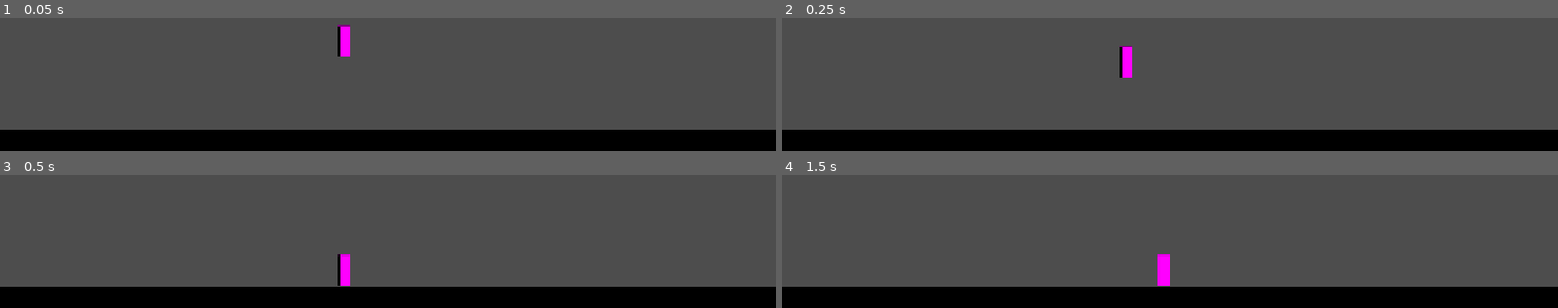
Above: before the commit, frames 1-4 (two rows, left to right).
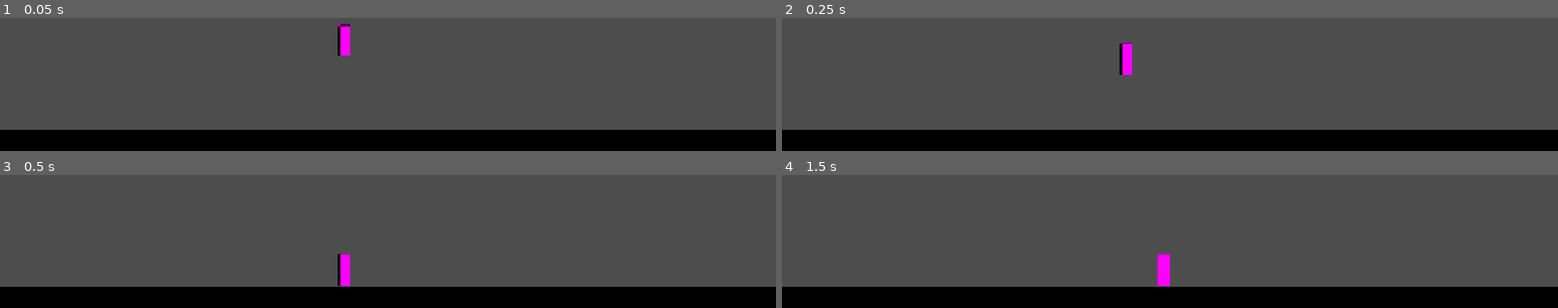
Above: after the commit, the same moments.

Repository: Sam-xiexielaoshi/fatroll
Game: Godot game, scene res://playground.tscn
Same seed, same stepped clock (60 frames per second), same inputs: the game is played once before the commit and once after it.
Inputs:
- Up to frame 1 (0.05 s): no input
- Up to frame 2 (0.25 s): no input
- Up to frame 3 (0.5 s): no input
- Up to frame 4 (1.5 s): hold D (Right) 0.53-1.28 s; hold A (Left) from 1.28 s (still down)

The runs differ from the first frame. In frame 1, less than 0.1% of the frame differs, in the area x 43-46%, y 4-29%; in frame 2, less than 0.1%, in the area x 43-46%, y 18-45%; in frame 3, nothing differs; in frame 4, nothing differs.

Commit message:
Add base PlayerState and use engine gravity
Replaced hardcoded vertical acceleration in `player.gd` with `get_gravity().y` so movement follows project physics settings. Added a new `PlayerState` base class (`00_player_state.gd`) with shared state fields (`player`, `next_state`) and an editor icon setup, plus the associated UID and SVG import assets for state scripting workflow.

Diff:
--- a/player/scripts/player.gd
+++ b/player/scripts/player.gd
@@ -10,6 +10,7 @@
 		velocity.x = -100
 	elif Input.is_action_pressed("Right"):
 		velocity.x = 100
-	velocity.y+= 980 * delta
+	velocity.y+= get_gravity().y * delta
 	move_and_slide()
+
 	pass
--- /dev/null
+++ b/player/states/00_player_state.gd
@@ -0,0 +1,10 @@
+@icon("res://player/states/state.svg")
+class_name PlayerState extends Node
+
+var player : Player
+var next_state : PlayerState
+
+#region /// state references
+# reference to all other states
+
+#endregion
--- /dev/null
+++ b/player/states/state.svg
@@ -0,0 +1,15 @@
+<svg width="16" height="16" viewBox="0 0 16 16" fill="none" xmlns="http://www.w3.org/2000/svg">
+<g clip-path="url(#clip0_3311_68)">
+<circle cx="8" cy="8" r="8" fill="#505050"/>
+<circle cx="8" cy="8" r="5" fill="#FF4A4A"/>
+<path d="M6 1V6H1L6 1Z" fill="#E5E5E5"/>
+<path d="M16 11V16H11L16 11Z" fill="#FF4A4A"/>
+<path d="M5 4L1 0H0V1L4 5L5 4Z" fill="#E5E5E5"/>
+<path d="M11 10L10 11L14 15L15 14L11 10Z" fill="#FF4A4A"/>
+</g>
+<defs>
+<clipPath id="clip0_3311_68">
+<rect width="16" height="16" fill="white"/>
+</clipPath>
+</defs>
+</svg>
Not shown, added: player/states/00_player_state.gd.uid
Not shown, added: player/states/state.svg.import
